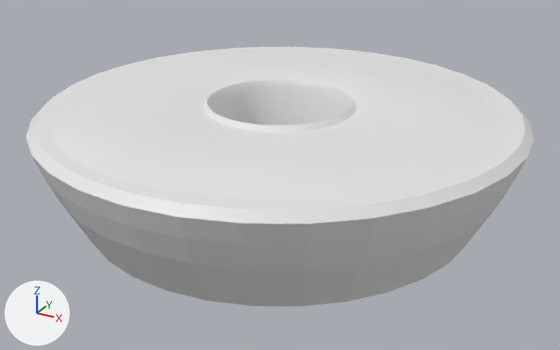
The FBX model Blitz/Blitz/Assets/3DAssets/Environment/MapBase.fbx: old version first, new version second.
The view is the same before and after, from a camera (50 mm lens) standing at (52.7, -95.7, 35.8) and looking at (0.7, -1.3, -11.4). The axes (+X, +Y, +Z) are drawn at lower left. The lights are the same throughout. Where no turn or scale is listed for an object, it has been applied to the vertices.
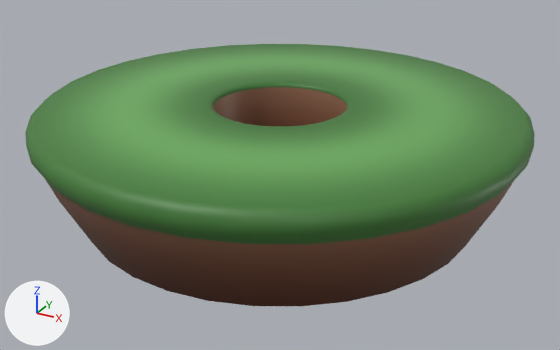
What the commit changed:
Picture 'BrownGradient.png' (img_browngradient_png) is new.
Picture 'GrassBase.png' (img_grassbase_png) is new.
In material 'Material.002' (mat_material_002), base_color is no longer (0.8, 0.8, 0.8), white #e7e7e7.
In material 'Material.002' (mat_material_002), texture is now set to img_browngradient_png.
Material 'Material.003' (mat_material_003) is new.
Its texture is img_grassbase_png.
me_cylinder has 288 vertices, 258 faces and spans x -36.1..36.1, y -36.1..36.1, z -9.5..7.0.
me_cylinder is used by ob_cylinder; location (0.0, 0.0, -7.1).
me_cylinder part 1: all 32 vertices in x -10.7..10.7, y -10.7..10.7, z 7.0 are moved by (0.0, 0.0, -0.8).
Mesh me_cylinder_001 is new.
It has 288 vertices, 256 faces and spans x -36.2..36.2, y -36.2..36.2, z -14.6..-9.1.
It uses material mat_material_003 (picture img_grassbase_png).
Object 'Plane' (ob_plane) is deleted.
Object 'Cylinder.001' (ob_cylinder_001) is new; it shows me_cylinder_001.
Its location is (0.0, 0.0, 8.8).

Changed parts and their boxes [x1, y1, x2, y2] in the pictures (560 x 350 px; the box of a moved part takes in the faces that stretch with it):
'Cylinder.001', added (green): after [25, 44, 535, 244]
'Cylinder', surface changed (grey to brown): [26, 47, 534, 306] in both
'Plane', deleted: before [51, 50, 512, 200]
part 1 of me_cylinder, moved or reshaped (not visible afterwards): before [203, 79, 357, 132]
